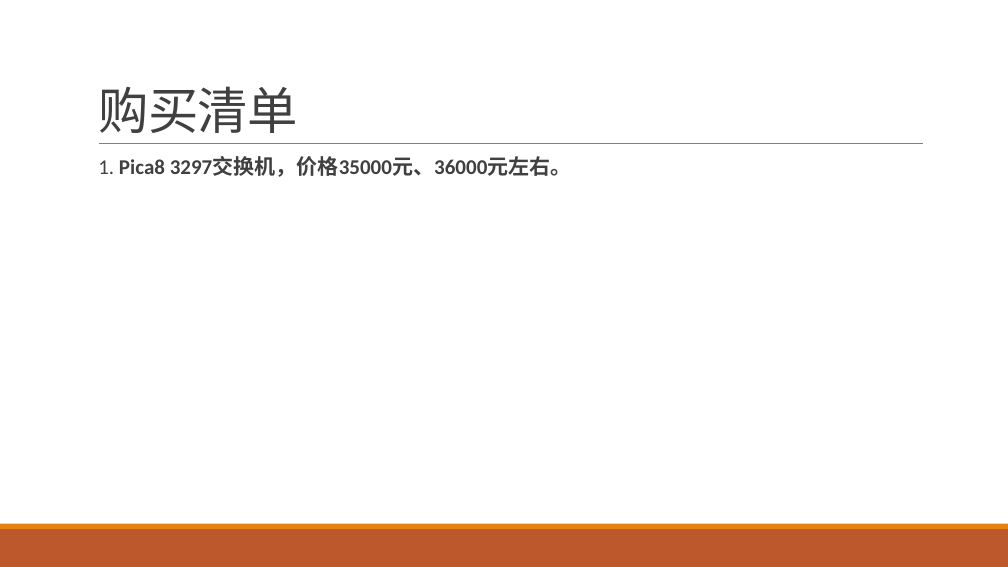
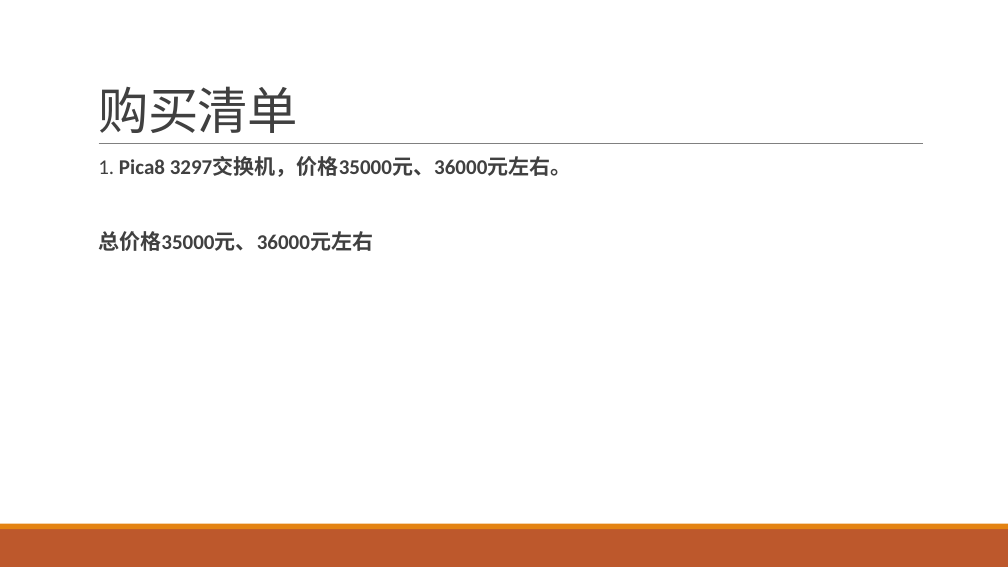
Before and after one commit to gittry1/gittry1.github.io, a slide deck: slide 6 of sysdjsdn/sysdjsdn.pptx. Drawn at 1008x567 pixels with LibreOffice and Linux fonts; fonts in the diff are those of the drawing. Boxes give left, top, right and bottom in pixels: in the first picture for what was removed or moved away, otherwise in the second. Text is boxed around its words. In the diff, an @@ line names an element or a change of style, - is before the commit and + after.

```diff
--- a/sysdjsdn/sysdjsdn.pptx
+++ b/sysdjsdn/sysdjsdn.pptx
@@ text at (98, 231, 373, 251): paragraph added @@
+  总价格35000元、36000元左右
```
Also in this commit, not shown: 1 other slide changed, 1 other file.
